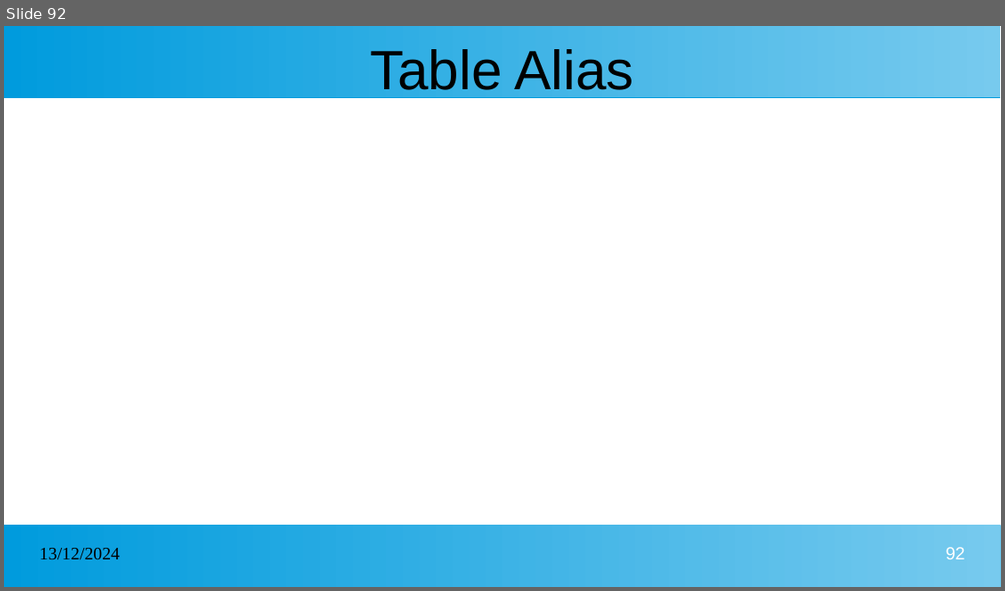
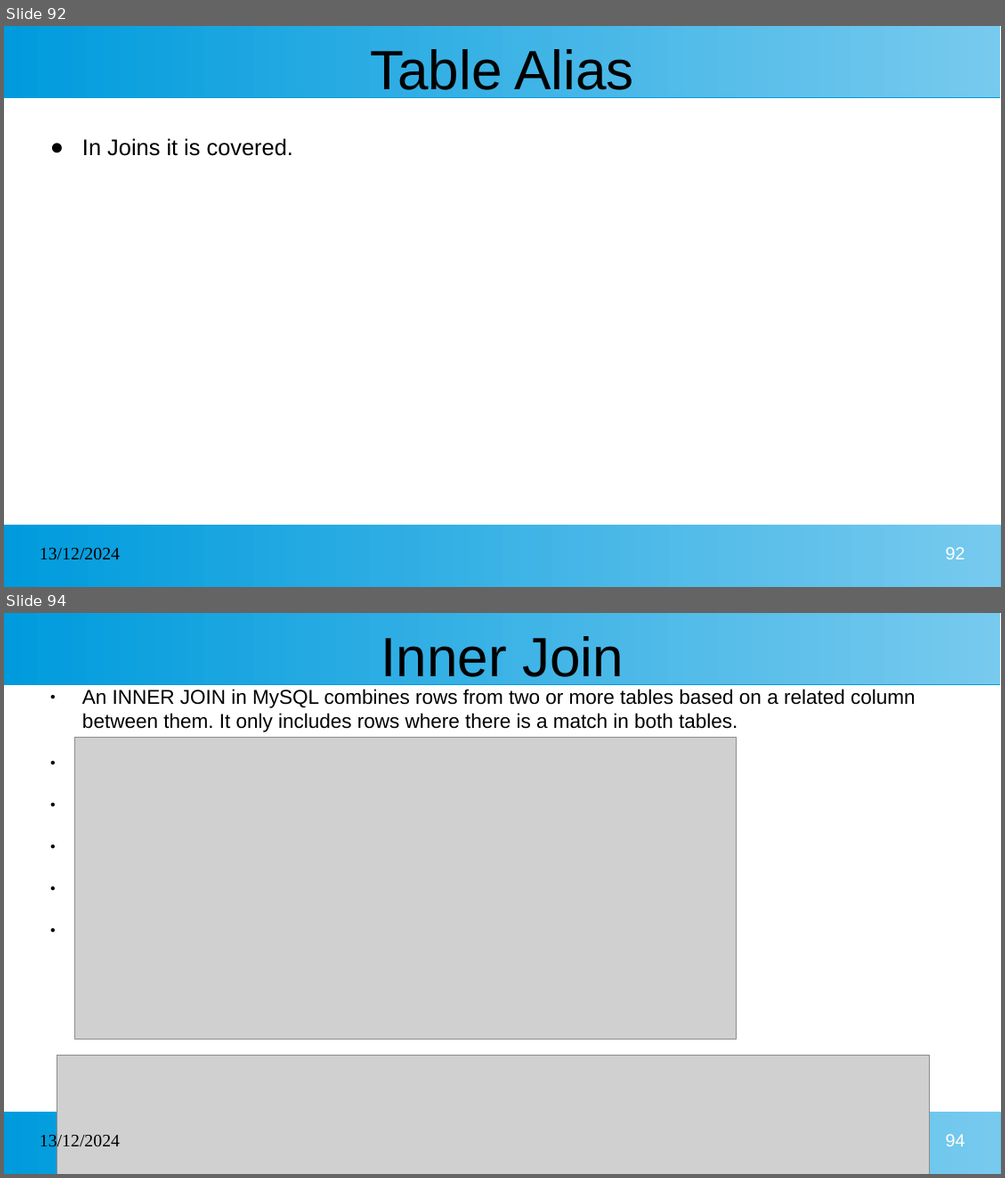
Before and after one commit to kcharankumar/MLA_Java_Arya, a slide deck: MLA Java Arya 1st week.pptx. Shown one above the other, each under a label of ours: slide 92 before the commit, slides 92 and 94 after it; the slides between them are not shown. The pictures are 1005x591 and 1005x1178 pixels, drawn with LibreOffice and Linux fonts; fonts in the diff are those of the drawing; grey boxes stand for pictures. Boxes give left, top, right and bottom in pixels: in the first picture for what was removed or moved away, otherwise in the second. Text is boxed around its words. In the diff, an @@ line names an element or a change of style, - is before the commit and + after.

```diff
--- a/MLA Java Arya 1st week.pptx
+++ b/MLA Java Arya 1st week.pptx
@@ slide 94 added at bbox=[4, 613, 1001, 1174], background #FFFFFF; not listed: 2 template elements that a slide beside it also shows @@
@@ title added at bbox=[380, 636, 623, 686], 44 pt, text #000000 @@
+Inner Join
@@ text added at bbox=[82, 689, 915, 732], 16 pt, text #000000 @@
+● An INNER JOIN in MySQL combines rows from two or more tables based on a related column between them. It only includes rows where there is a match in both tables.
@@ picture added at bbox=[75, 738, 736, 1039] @@
@@ picture added at bbox=[57, 1055, 930, 1174] @@
@@ text added at bbox=[40, 1133, 120, 1151], 14 pt, text #000000 @@
+13/12/2024
@@ page number added at bbox=[946, 1134, 965, 1146], 14 pt, text #FFFFFF @@
+94
@@ slide 92 changed as well @@
@@ text added at bbox=[82, 138, 293, 156], 18 pt, text #000000 @@
+● In Joins it is covered.
```
Also in this commit, not shown: 54 other slides changed, 1 other slide added.
